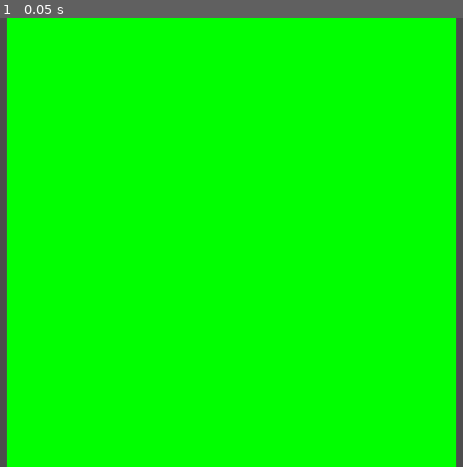
Above: before the commit, frame 1.
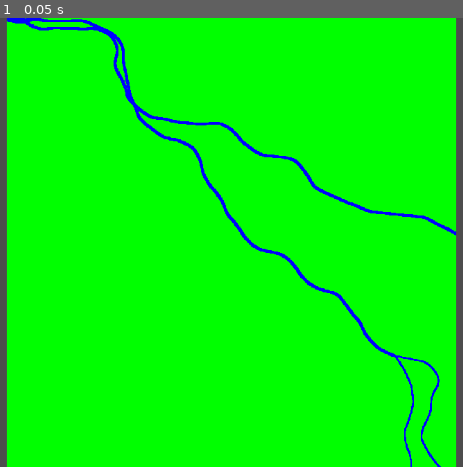
Above: after the commit, the same moment.

Repository: frxedlxver/godotProcGen
Game: Godot game, scene res://src/noise_vis.tscn
The game is run twice, just before and just after one commit, with the same random seed, the same clock (stepped at 60 frames per second) and the same inputs.
Inputs:
- Up to frame 1 (0.05 s): no input

The runs differ from the first frame. In frame 1, 2.3% of the frame differs, in the area x 1-99%, y 0-100%.
Error before the commit: Invalid assignment of property or key '_target_point' with value of type 'Vector2i' on a base object of type 'Node (PerlinWorm)'. (res://src/noise_test_2D.gd:2…

Commit message:
refactored worm; added river class\

Diff:
--- /dev/null
+++ b/src/NoiseTools.gd
@@ -0,0 +1,9 @@
+extends Node
+
+class_name NoiseTools
+
+static func noise_val_to_dir(value: float) -> Vector2:
+	var angle = value * 2 * PI
+	var dx = cos(angle)
+	var dy = sin(angle)
+	return Vector2(dx, dy)
--- /dev/null
+++ b/src/PerlinWorm.gd
@@ -0,0 +1,117 @@
+extends Node
+class_name PerlinWorm
+
+var path : Array[Vector2i]
+var cur_width : int = 2
+var max_width : int = 4
+var min_width : int = 2
+
+var cur_position : Vector2i = Vector2i.ZERO
+var _last_direction : Vector2 = Vector2.RIGHT
+var cur_direction : Vector2 = Vector2.RIGHT
+var target_points : Array[Vector2i] = []
+var target_point : Vector2i = Vector2i.ZERO
+var bounds : Vector2i = Vector2i.ZERO
+var target_point_range : float = 2
+
+var noise_weight : float = 0.4
+var cur_direction_weight : float = 0.2
+var target_direction_weight : float = 0.4
+
+var _noise : FastNoiseLite
+var _seed : int = -1
+var _max_move_speed : int = 1
+var cur_speed : int = 1
+var _color : Color
+
+
+func _init(thickness : int = 3, worm_color : Color = Color.DODGER_BLUE, max_move_speed: int = 10, noise_seed : int = -1):
+	self.cur_width = thickness
+	self._color = worm_color
+	self._max_move_speed = max_move_speed
+	self._seed = noise_seed
+
+
+
+	if self._seed < 0:
+		self._seed = randi()
+
+	var settings = NoiseSettings2D.new()
+	settings.type = FastNoiseLite.TYPE_PERLIN
+	settings.freq = 0.005
+	self._noise =  Noise2D.get_noise(settings)
+	_noise.seed = self._seed
+
+func find_worm_points(staring_point : Vector2i = self.cur_position, starting_direction : Vector2i = self.cur_direction):
+	if VectorTools.a_inside_b(staring_point, self.bounds):
+
+		self.cur_position = staring_point
+		self.cur_direction = starting_direction
+
+		# make a copy of target_points to operate on
+		var temp_targets = target_points.duplicate(true)
+
+		# break if out of targets or outside of bounds
+		while temp_targets.size() > 0  and VectorTools.a_inside_b(self.cur_position, self.bounds):
+			target_point = temp_targets[0]
+			if VectorTools.a_within_range_of_b(self.cur_position, target_point, 10):
+				target_points[0] = self.cur_position
+				temp_targets.remove_at(0)
+				if (temp_targets.size() > 0):
+					target_point = temp_targets[0]
+			get_next_point()
+
+
+func get_next_point():
+	var value = _noise.get_noise_2dv(self.cur_position)
+
+	self._last_direction = self.cur_direction
+
+	# Calculate next position and update current direction
+	var next_pos = next_worm_pos_targeted(value)
+	self.cur_direction = Vector2(next_pos - self.cur_position).normalized()
+
+	# Calculate the difference between last direction and current direction
+	var direction_diff = _last_direction.angle_to( self.cur_direction)
+
+	# Adjust speed based on direction difference
+	cur_speed = calculate_speed(direction_diff)
+
+	# Add new points to path
+	# maximum is +1 because
+	for i in range(cur_speed + 1):
+		var new_point = calc_next_position_rounded(i)
+		self.path.append(new_point)
+
+	self.cur_position = next_pos
+
+# Function to calculate speed based on direction difference
+func calculate_speed(direction_diff):
+	var delta_speed = 1
+	if abs(direction_diff) > deg_to_rad(30):  # Example threshold
+		delta_speed = -1
+	return clampi(cur_speed + delta_speed, 1, _max_move_speed)
+
+
+# finds next appropriate point as a weighted interpolation of current direction, noise direction influence, and target direction
+func next_worm_pos_targeted(noise_value : float) -> Vector2i:
+	var noise_direction = NoiseTools.noise_val_to_dir(noise_value)
+	var target_direction = Vector2(target_point - cur_position).normalized()
+	self.cur_direction = (
+		self.cur_direction * cur_direction_weight
+		+ noise_direction * noise_weight
+		+ target_direction * target_direction_weight
+		).normalized()
+	return calc_next_position_rounded()
+
+
+func calc_next_position_rounded(distance : float = self.cur_speed) -> Vector2i:
+	var next_pos = Vector2(cur_position.x, cur_position.y) + (cur_direction * distance)
+	return Vector2i(round(next_pos.x), round(next_pos.y))
+
+
+# Function to get the next worm position in a tile-based manner
+func next_worm_pos(value : float, cur_x: int, cur_y: int, move_speed: int = 1) -> Vector2i:
+	self.cur_direction = self.cur_direction * 0.5 + NoiseTools.noise_val_to_dir(value) * 0.5
+	var next_pos = Vector2(cur_x, cur_y) + self.cur_direction * move_speed
+	return Vector2i(round(next_pos.x), round(next_pos.y))
--- a/src/PerlinWorms.gd
+++ /dev/null
@@ -1,182 +0,0 @@
-extends Node
-class_name PerlinWorm
-
-var _split_chance = 0.02
-var _points : Dictionary = {}
-var _split_point : Vector2i = Vector2i.ZERO
-var cur_width : int = 2
-var max_width : int = 6
-var min_width : int = 2
-var _seed : int = -1
-var _max_move_speed : int = 1
-var _cur_move_speed : int = 1
-var _color : Color
-
-var cur_position : Vector2i = Vector2i.ZERO
-var cur_direction : Vector2 = Vector2.RIGHT
-var target_points : Array[Vector2i] = []
-var target_point : Vector2i = Vector2i.ZERO
-var bounds : Vector2i = Vector2i.ZERO
-var range : float = 2
-
-var _noise : FastNoiseLite
-var _dir_noise_image : Image
-var _size_noise_image : Image
-
-
-func _init(thickness : int = 3, worm_color : Color = Color.DODGER_BLUE, max_move_speed: int = 10,seed : int = -1):
-	self.cur_width = thickness
-	self._color = worm_color
-	self._max_move_speed = max_move_speed
-	self._seed = seed
-	if self._seed < 0:
-		self._seed = randi()
-
-	self._noise = get_noise()
-
-
-func find_worm_points(staring_point : Vector2i = self.cur_position, starting_direction : Vector2i = self.cur_direction):
-	if a_inside_b(staring_point, self.bounds):
-		self.self.cur_position = staring_point
-		self.cur_direction = starting_direction
-		var temp_targets = [target_point]
-		while temp_targets.size() > 0  and a_inside_b(self.self.cur_position, self.bounds):
-			target_point = temp_targets[0]
-			if a_within_range_of_b(self.cur_position, target_point, 10):
-				target_points[0] = self.cur_position
-				temp_targets.remove_at(0)
-				if (temp_targets.size() > 0):
-					target_point = temp_targets[0]
-			get_next_point()
-
-
-func a_within_range_of_b(a : Vector2i, b : Vector2i, r : float):
-	var distance = abs((b - a).length())
-	return distance <= r
-
-
-func get_next_point():
-	self.cur_width = calculate_thickness()
-	var value = _noise.get_noise_2dv(self.cur_position)
-
-	var _last_direction = self.cur_direction
-	# Calculate next position and update current direction
-	var next_pos = next_worm_pos_targeted(value, self.cur_position.x, self.cur_position.y, _cur_move_speed)
-	self.cur_direction = normalize_vec2(next_pos - self.cur_position)
-
-	# Calculate the difference between last direction and current direction
-	var direction_diff = _last_direction.angle_to( self.cur_direction)
-
-	# Adjust speed based on direction difference
-	_cur_move_speed = calculate_speed(direction_diff)
-	append_points_between(self.cur_position, next_pos, self.cur_width)
-	self.cur_position = next_pos
-
-
-func draw_next_pos(image: Image):
-	if (has_next_pos()):
-		var nextPoint = self.points_width_dict.keys()[0]
-		var thickness = self.points_width_dict.get(nextPoint)
-		draw_pixels(image, thickness, nextPoint, _color)
-		self.points_width_dict.erase(nextPoint)
-
-
-func has_next_pos() -> bool:
-	return self.points_width_dict.keys().size() > 0
-
-
-func append_points_between(start, end, thickness):
-	for i in range(_cur_move_speed):
-		var new_point = calc_position_rounded(i, self.cur_direction, start)
-		self.points_width_dict[new_point] = self.cur_width
-
-
-# Function to normalize a vector2
-func normalize_vec2(v):
-	var length = sqrt(v.x * v.x + v.y * v.y)
-	if length != 0:
-		return Vector2(v.x / length, v.y / length)
-	else:
-		return Vector2(0, 0)
-
-
-# Function to calculate speed based on direction difference
-func calculate_speed(direction_diff):
-	var delta_speed = 1
-	if abs(direction_diff) > PI / 12:  # Example threshold
-		delta_speed = -1
-	return clampi(_cur_move_speed + delta_speed, 1, _max_move_speed)
-
-
-# Function to calculate thickness inversely proportional to current speed
-func calculate_thickness():
-	var ratio = 1 - (_cur_move_speed / _max_move_speed)
-	return round(self.cur_width * 0.6 + clampi( self.max_width * ratio, self.min_width,  self.max_width) * 0.4)
-
-
-# finds next appropriate point as a weighted interpolation of current direction, noise direction influence, and target direction
-func next_worm_pos_targeted(value : float, cur_x: int, cur_y: int, move_speed: int = 1) -> Vector2i:
-	var noise_direction = noise_val_to_dir(value)
-	var target_direction = (Vector2(target_point) - Vector2(cur_x, cur_y)).normalized()
-	self.cur_direction = (self.cur_direction * 0.3 + noise_direction * 0.3 + target_direction * 0.4).normalized()
-	return calc_position_rounded(_cur_move_speed, self.cur_direction, self.cur_position)
-
-
-static func calc_position_rounded(speed, direction, current_position) -> Vector2i:
-	var next_pos = Vector2(current_position.x, current_position.y) + (direction * speed)
-	return Vector2i(round(next_pos.x), round(next_pos.y))
-
-
-#todo:
-func next_worm_pos_height(height_map : Image, cur_x: int, cur_y: int):
-	var darkest_neighbour
-
-	for x in range (-_cur_move_speed, _cur_move_speed):
-		for y in range(-_cur_move_speed, _cur_move_speed):
-			pass
-
-
-func draw_worm_points(result_image : Image):
-	for point in self.points_width_dict:
-		if target_points.count(point) > 0:
-			draw_pixels(result_image, self.points_width_dict[point], point, Color.RED)
-		else:
-			draw_pixels(result_image, self.points_width_dict[point], point, _color)
-	return result_image
-
-
-static func draw_pixels(result_image : Image, thickness : int, position : Vector2i, color : Color):
-	for x in range(-thickness, thickness):
-		for y in range(-thickness, thickness):
-			var pixel_pos = Vector2i(position.x + x, position.y + y)
-			if a_inside_b(pixel_pos, result_image.get_size()):
-				result_image.set_pixelv(pixel_pos, color)
-
-
-static func get_noise(seed: int = 0) -> FastNoiseLite:
-	var settings = NoiseSettings2D.new()
-	settings.type = FastNoiseLite.TYPE_PERLIN
-	settings.freq = 0.02
-	return Noise2D.get_noise(settings)
-
-
-static func a_inside_b(point : Vector2, bounds : Vector2) -> bool:
-	return point.x >= 0 && point.y >= 0 && point.x < bounds.x && point.y < bounds .y;
-
-
-# Function to get the next worm position in a tile-based manner
-func next_worm_pos(value : float, cur_x: int, cur_y: int, move_speed: int = 1) -> Vector2i:
-	self.cur_direction = self.cur_direction * 0.5 + noise_val_to_dir(value) * 0.5
-	var next_pos = Vector2(cur_x, cur_y) + self.cur_direction * move_speed
-	return Vector2i(round(next_pos.x), round(next_pos.y))
-
-static func noise_val_to_dir(value: float) -> Vector2:
-	var angle = value * 2 * PI
-	var dx = cos(angle)
-	var dy = sin(angle)
-	return Vector2(dx, dy)
-
-
-# Called every frame. 'delta' is the elapsed time since the previous frame.
-func _process(delta):
-	pass
--- /dev/null
+++ b/src/River.gd
@@ -0,0 +1,58 @@
+extends Node
+
+class_name River
+
+var worm : PerlinWorm = PerlinWorm.new()
+
+var parent_river : River
+var children : Array[River] = []
+
+var start_point : Vector2i = Vector2i.ZERO
+var split_point_chance = 0.5
+var branch_width_dict : Dictionary = {}
+var split_points : Array[Vector2i]
+var max_width : int = 4
+var min_width : int = 1
+var target_points : Vector2i = Vector2i.ZERO
+
+
+func create_river(starting_point : Vector2i, target_point : Vector2i, bounds : Vector2i, min_width : int, max_width : int):
+	self.min_width = min_width
+	self.max_width = max_width
+	worm.bounds = bounds
+	worm.target_points = [target_point]
+
+	var starting_dir = VectorTools.normalize_vec2i(target_point - starting_point)
+	worm.find_worm_points( starting_point, VectorTools.normalize_vec2i(target_point - starting_point))
+
+	var main_path : Array[Vector2i] = worm.path
+
+	if max_width > min_width:
+		split_points = find_split_points(main_path)
+		print(split_points)
+		print("finding split");
+
+		for point in split_points:
+			target_point = Vector2i(Vector2(target_point).rotated(deg_to_rad(randf_range(-10, 10))))
+			var new_child = River.new()
+			new_child.parent_river = self
+			children.append(new_child)
+			new_child.create_river(point, target_point, bounds, min_width, max_width - 1)
+
+func get_all_points() -> Array[Vector2i]:
+	var result : Array[Vector2i] = []
+	for point in worm.path:
+		if split_points.count(point) > 0:
+			max_width -= 1
+		for x in range(-max_width, max_width):
+			for y in range(-max_width, max_width):
+				result.append(point + Vector2i(x, y))
+	#
+	for child in children:
+		result.append_array(child.get_all_points())
+
+	return result
+
+func find_split_points(path : Array[Vector2i]) -> Array[Vector2i]:
+	var result : Array[Vector2i] = [path.pick_random()]
+	return result
--- /dev/null
+++ b/src/VectorTools.gd
@@ -0,0 +1,18 @@
+extends Node
+
+class_name VectorTools
+
+static func a_within_range_of_b(a : Vector2i, b : Vector2i, r : float):
+	var distance = abs((b - a).length())
+	return distance <= r
+
+# Function to normalize a vector2
+static func normalize_vec2i(v : Vector2i):
+	var length = sqrt(v.x * v.x + v.y * v.y)
+	if length != 0:
+		return Vector2(v.x / length, v.y / length)
+	else:
+		return Vector2(0, 0)
+
+static func a_inside_b(point : Vector2, bounds : Vector2) -> bool:
+	return point.x >= 0 && point.y >= 0 && point.x < bounds.x && point.y < bounds .y;
--- a/src/noise_test_2D.gd
+++ b/src/noise_test_2D.gd
@@ -8,6 +8,7 @@
 var shiftHeld = false
 var offset : float = 0
 var worm : PerlinWorm = PerlinWorm.new()
+var river : River = River.new()
 var p
 
 # Called when the node enters the scene tree for the first time.
@@ -15,18 +16,20 @@
 	get_viewport().canvas_item_default_texture_filter=Viewport.DEFAULT_CANVAS_ITEM_TEXTURE_FILTER_NEAREST
 	get_tree().get_root().size_changed.connect(_updateTexture)
 	get_window().mode = Window.MODE_MAXIMIZED
-	test_worms()
+	initialize_image(1024)
+	test_river()
 	_updateTexture()
 
-func test_worms():
-	var size = 256
+func initialize_image(size : int = 256):
 	image = ImageProcessing.get_empty_image(1, 1)
 	image.set_pixel(0, 0, Color.GREEN)
 	image = ImageProcessing.resize_2D(image, size, size)
-	worm._target_point = Vector2i(size, size)
-	worm._cur_point = Vector2i(0, 0)
 
+func test_river():
+	river.create_river(Vector2i.ZERO, image.get_size(), image.get_size(), 2, 6)
 
+	for point in river.get_all_points():
+		image.set_pixelv(point, Color.BLUE)
 	_updateTexture()
 
 func _updateImage():
@@ -54,28 +57,8 @@
 
 # Called every frame. 'delta' is the elapsed time since the previous frame.
 func _process(delta):
-	process_smooth()
-	_updateTexture()
 	queue_redraw()
 
-func process_smooth():
-	if (!worm.has_next_pos()):
-		if (PerlinWorm.a_inside_b(worm._cur_point, image.get_size())):
-			worm.get_next_point()
-	else:
-		while(worm.has_next_pos()):
-			worm.draw_next_pos(image)
-
-func process_fast():
-	while(worm.has_next_pos()):
-		worm.draw_next_pos(image)
-	if (PerlinWorm.a_inside_b(worm._cur_point, image.get_size())):
-		worm.get_next_point()
-
-func process_instant():
-	worm._target_points = [Vector2i(75, 25), image.get_size()]
-	worm.find_worm_points(Vector2i.ZERO, image.get_size())
-	image = worm.draw_worm_points(image)
 func _draw():
 	if (texture != null):
 		draw_texture(texture, -texture.get_size() / 2)
Not shown, removed: src/noi1C3D.tmp
Not shown, removed: src/noi2141.tmp
Not shown, removed: src/noi2259.tmp
Not shown, removed: src/noi22C8.tmp
Not shown, removed: src/noi2F06.tmp
Not shown, removed: src/noi3287.tmp
Not shown, removed: src/noi355A.tmp
Not shown, removed: src/noi3A91.tmp
Not shown, removed: src/noi3B5A.tmp
Not shown, added: src/noi3C6D.tmp
Not shown, removed: src/noi4666.tmp
Not shown, removed: src/noi51E1.tmp
(and 16 more such lines)
